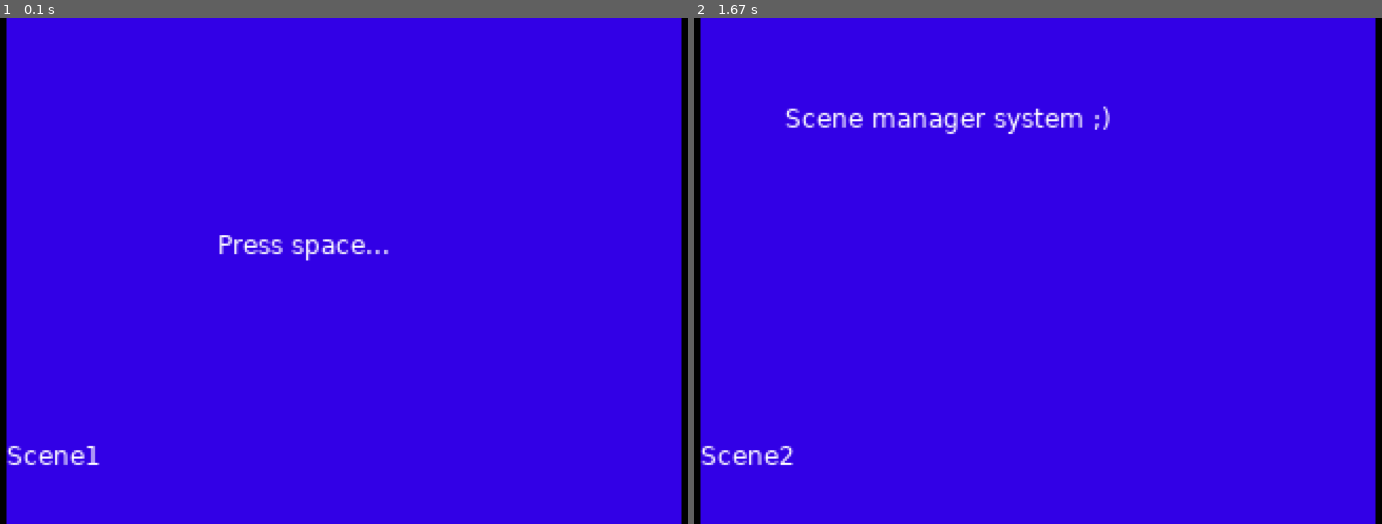
Above: before the commit, frames 1-2 (left to right).
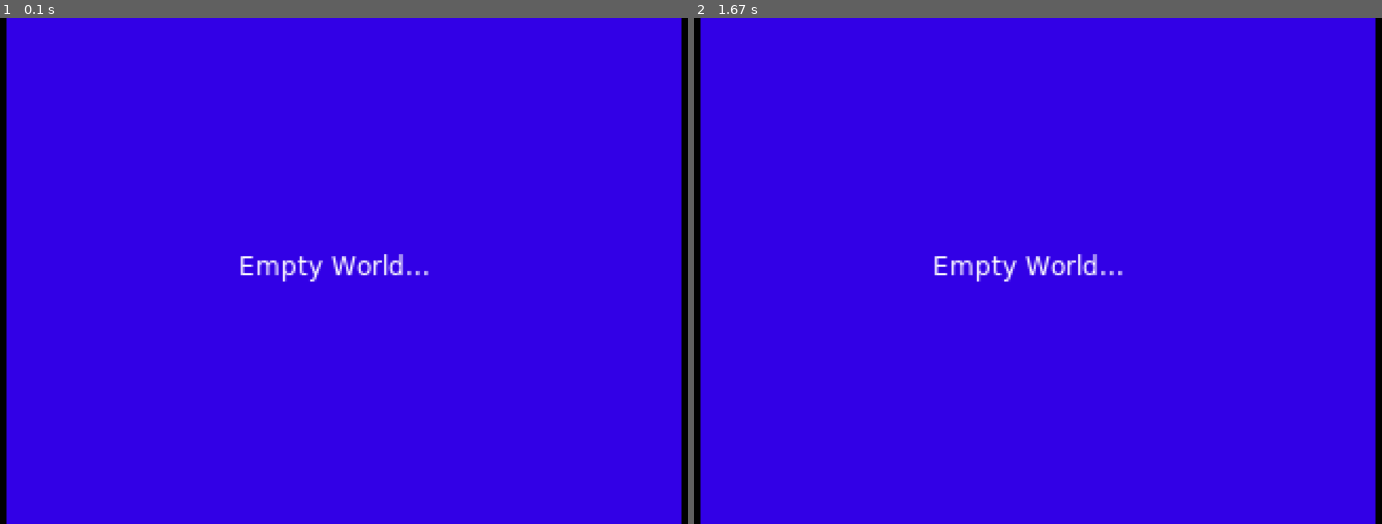
Above: after the commit, the same moments.

Repository: VisualS-RGB/Template-LOVE2D-Project
Game: LÖVE game, started from Template Proyect/main.lua
Same seed, same stepped clock (60 frames per second), same inputs: the game is played once before the commit and once after it.
Inputs:
- Up to frame 1 (0.1 s): no input
- Up to frame 2 (1.67 s): tap Space at 0.33 s

The runs differ from the first frame. In frame 1, 1.3% of the frame differs, in the area x 1-63%, y 42-89%; in frame 2, 1.8%, in the area x 1-63%, y 17-89%.

Commit message:
Details...

Diff:
--- a/Template Proyect/source/globals.lua
+++ b/Template Proyect/source/globals.lua
@@ -1,6 +1,6 @@
 love.graphics.setDefaultFilter("nearest", "nearest") -- Setup texture filter mode.
 
--- Global libraries:
+-- Libraries:
 Push = require"libraries.push" -- Resolution configuration.
 
 -- Setup push:
@@ -18,12 +18,12 @@
 Gamera = require"libraries.gamera" -- Cameras.
 Windfield = require"libraries.windfield" -- Physics System.
 
--- Global managers:
+-- Managers:
 SceneManager = require"source.managers.sceneManager"
 AudioManager = require"source.managers.audioManager"
 Debug = require"source.debug"
 
--- Global parameters:
+-- Parameters:
 TimeScale = 1
 
 -- Init:
--- a/Template Proyect/source/managers/sceneManager.lua
+++ b/Template Proyect/source/managers/sceneManager.lua
@@ -4,7 +4,6 @@
     scenes = {
         -- Game scenes:
         TemplateScene = require(scenesPath .. "templateScene"),
-        TemplateScene2 = require(scenesPath .. "templateScene2"),
     },
 }
 
--- a/Template Proyect/source/scenes/templateScene.lua
+++ b/Template Proyect/source/scenes/templateScene.lua
@@ -6,21 +6,14 @@
 end
 
 function scene:update(dt)
-    if love.keyboard.isDown("space") then
-        SceneManager:LoadScene(SceneManager.scenes.TemplateScene2)
-    end
 end
 
 function scene:draw()
     love.graphics.setColor(1, 1, 1, 1)
-    love.graphics.print("Press space...", 100, 100, 0, 1)
-    love.graphics.print("Scene1", 0, 200, 0, 1)
+    love.graphics.print("Empty World...", Push:getWidth() / 2 - 50, Push:getHeight() / 2 - 10)
 end
 
 function scene:keypressed(k)
-    if k == ";" then
-        assert(false, "Error Log uwu")
-    end
 end
 
 return scene
--- a/Template Proyect/source/scenes/templateScene2.lua
+++ /dev/null
@@ -1,13 +0,0 @@
-local scene = {}
-
-function scene:update(dt)
-    --SceneManager:LoadScene(SceneManager.scenes.test) LOAD SCENES
-end
-
-function scene:draw()
-    love.graphics.setColor(1, 1, 1, 1)
-    love.graphics.print("Scene manager system ;)", 40, 40, 0, 1)
-    love.graphics.print("Scene2", 0, 200, 0, 1)
-end
-
-return scene
